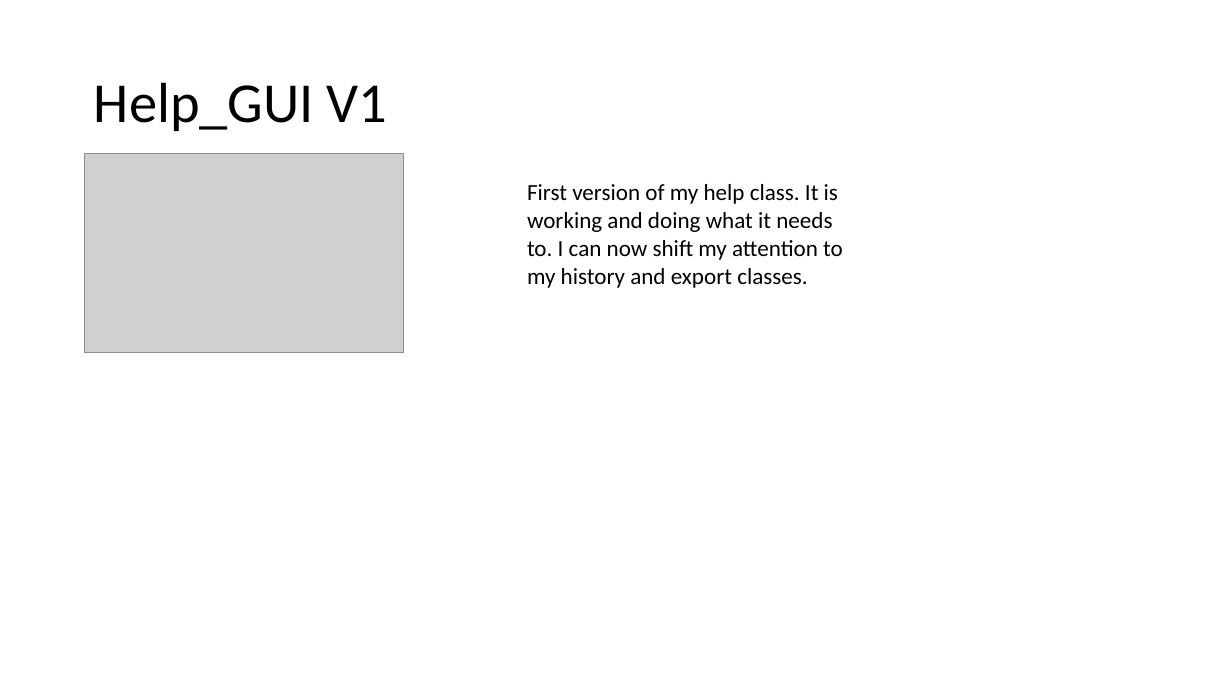
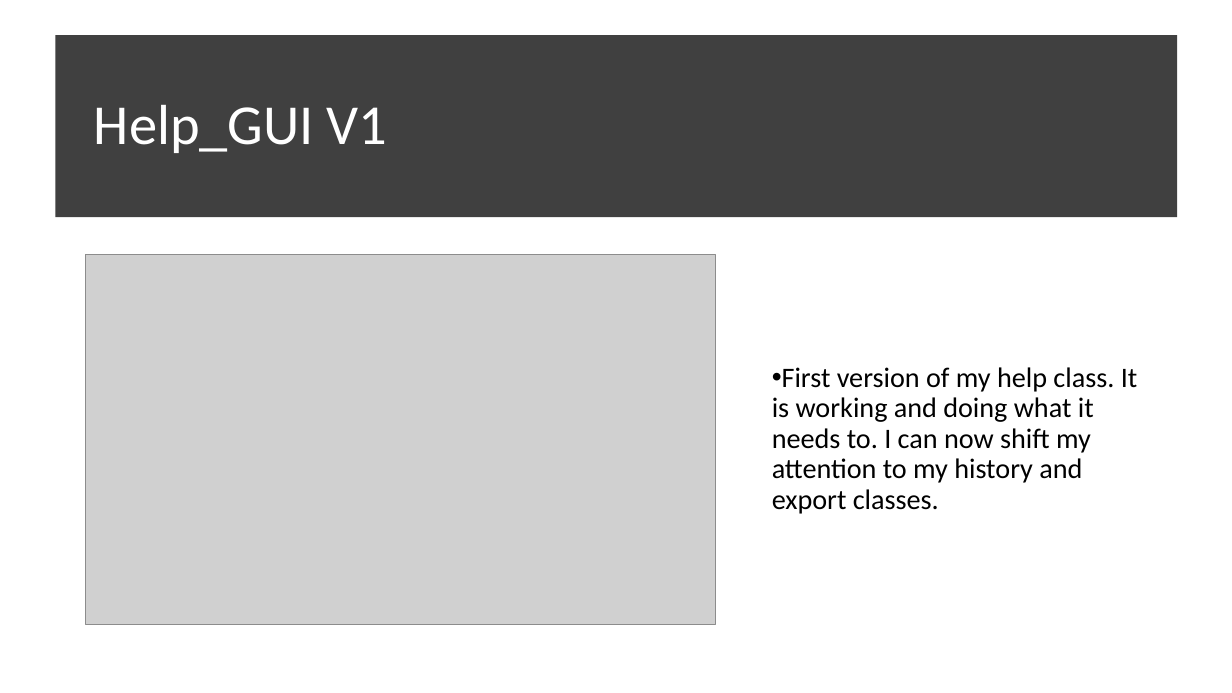
Before and after one commit to morrisj70800/01_Assesment, a slide deck: slide 18 of Programming Assesment.pptx (slide 16 before the commit). Drawn at 1232x693 pixels with LibreOffice and Linux fonts; fonts in the diff are those of the drawing; grey boxes stand for pictures. Boxes give left, top, right and bottom in pixels: in the first picture for what was removed or moved away, otherwise in the second. Text is boxed around its words. In the diff, an @@ line names an element or a change of style, - is before the commit and + after.

```diff
--- a/Programming Assesment.pptx
+++ b/Programming Assesment.pptx
@@ rectangle added at [55,35,1177,217], fill #404040 @@
@@ title "Help_GUI V1": place and size @@
-title "Help_GUI V1" at [94,82,388,131]
+title "Help_GUI V1" at [94,105,388,153]
@@ title "Help_GUI V1" at [94,105,388,153]: text colour #000000 to #FFFFFF @@
@@ picture: place and size @@
-picture at [85,153,404,353]
+picture at [85,254,715,624]
@@ text "First version of my help ...": place and size @@
-text "First version of my help ..." at [527,184,843,288]
+text "First version of my help ..." at [772,367,1138,514]
@@ text "First version of my help ..." at [772,367,1138,514]: size 18 to 22 pt; bullet none to •; line spacing 1 to 0.9; more space between paragraphs; vertical alignment top to middle @@
```
Also in this commit, not shown: 3 other slides changed, 4 slides added, 3 other files.
